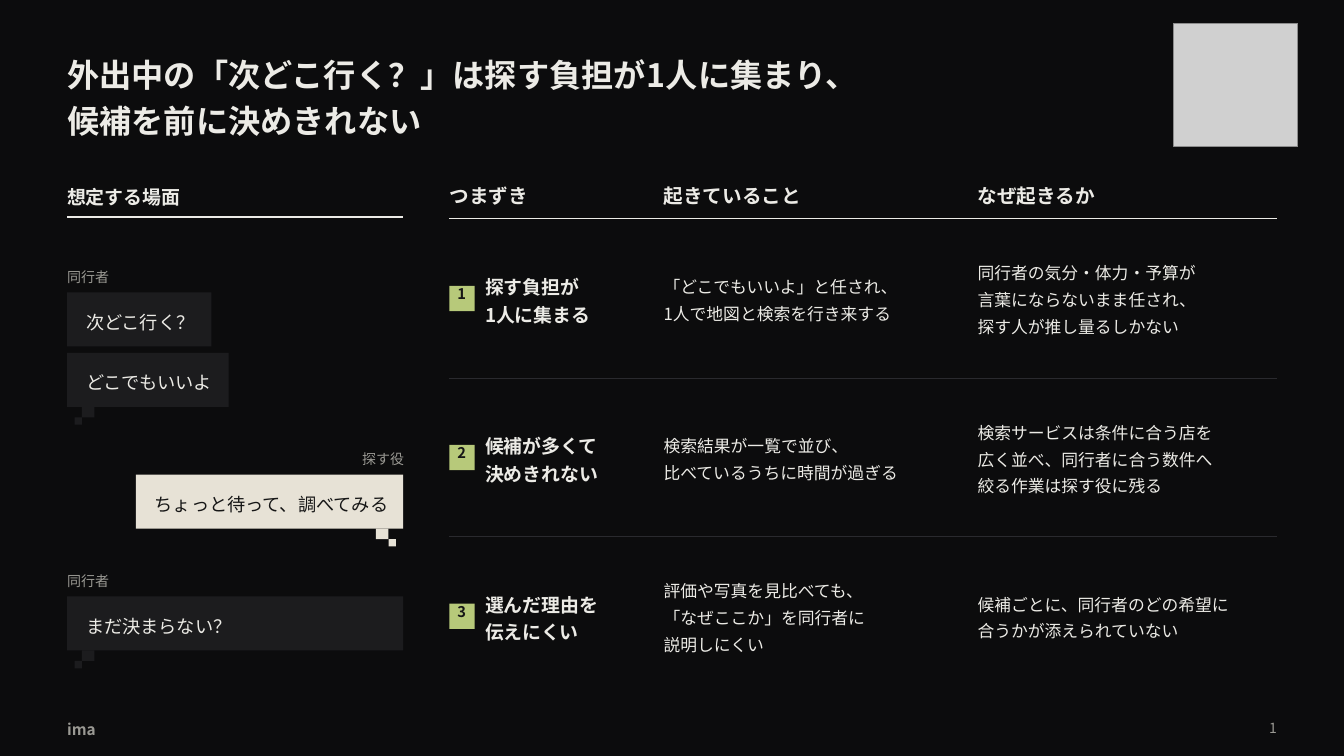
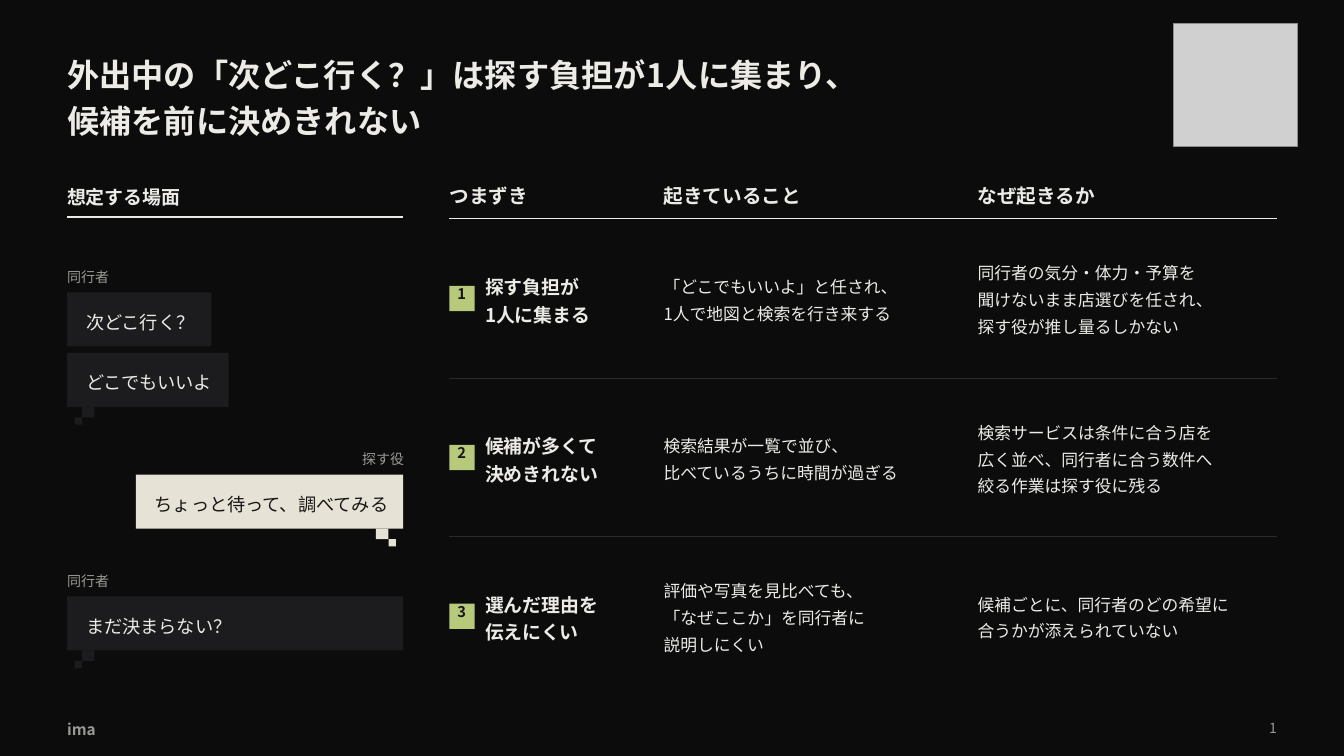
Before and after one commit to takapom/ima-app, a slide deck: slide 2 of docs/pitch/ima-pitch.pptx. Drawn at 1344x756 pixels with LibreOffice and Linux fonts; fonts in the diff are those of the drawing; grey boxes stand for pictures. Boxes give left, top, right and bottom in pixels: in the first picture for what was removed or moved away, otherwise in the second. Text is boxed around its words. In the diff, an @@ line names an element or a change of style, - is before the commit and + after.

```diff
--- a/docs/pitch/ima-pitch.pptx
+++ b/docs/pitch/ima-pitch.pptx
@@ table at bbox=[450, 172, 1276, 696] @@
-row 2, column 3: 同行者の気分・体力・予算が / 言葉にならないまま任され、 / 探す人が推し量るしかない
+row 2, column 3: 同行者の気分・体力・予算を / 聞けないまま店選びを任され、 / 探す役が推し量るしかない
```
Also in this commit, not shown: 5 other slides changed, 1 other file.
